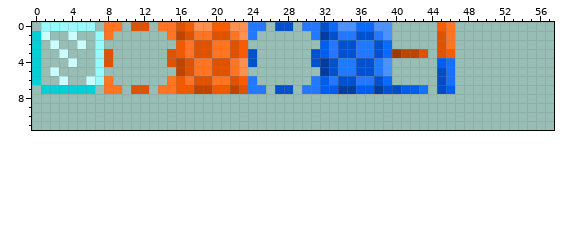
One commit to this pixel-art sprite: JumpProto/images/tiny-2.png. Above: the version before the commit.
The file is 64x64 pixels. Shown: x 0..57, y 0..11.
The same view after the edit:
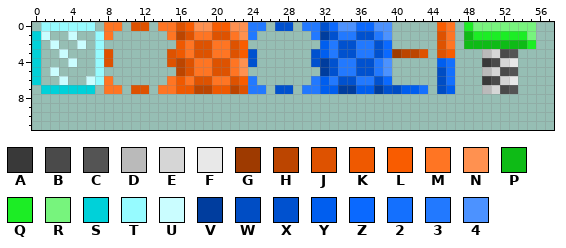
Palette (. is transparent): A #393939  B #4a4a4a  C #545454  D #bababa  E #d6d6d6  F #e8e8e8  G #9e3a00  H #bc4500  J #de5200  K #ef5900  L #f95c00  M #ff7523  N #ff9150  P #0ebb16  Q #1ced25  R #77f47d  S #00d1d9  T #96fbff  U #cafdff  V #003d9e  W #004dc4  X #0051cf  Y #005eef  Z #0a69ff  2 #1470fe  3 #2279ff  4 #4c92ff
What changed:
Changed rows in their new state; - is an unchanged pixel.
first column x 48:
 0 QRRRRRRR
 1 PQQQQQQR
 2 PPPPPPPQ
 3 --DEBC--
 4 --ABEF--
 5 --DEBC--
 6 --ABEF--
 7 --DEBC--
